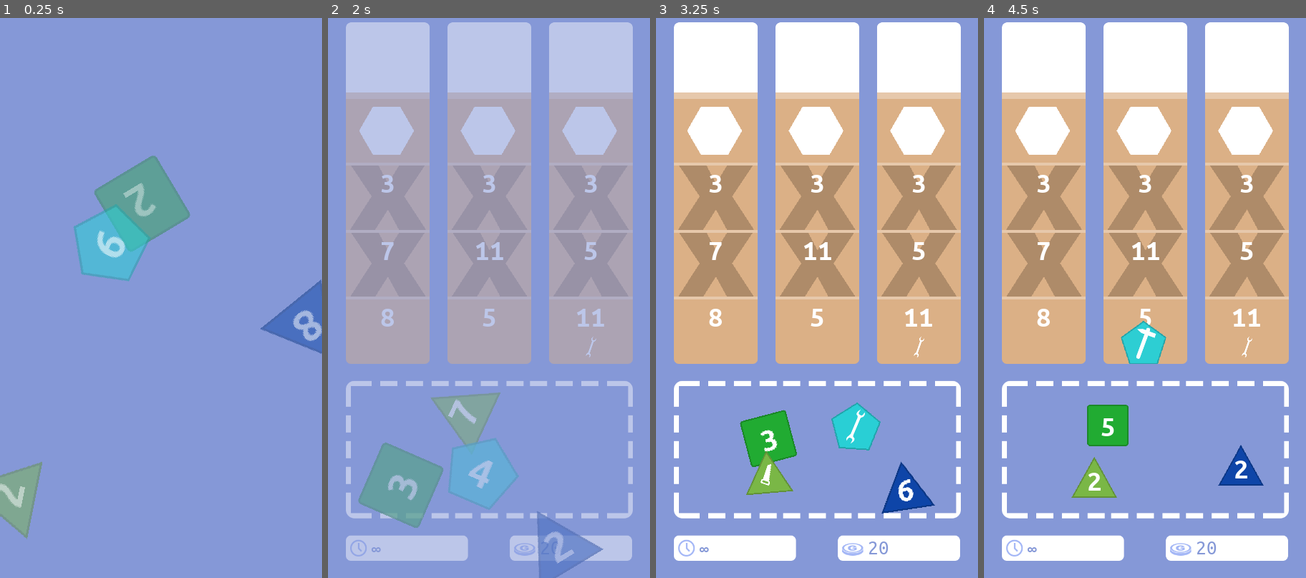
Above: before the commit, frames 1-4 (left to right).
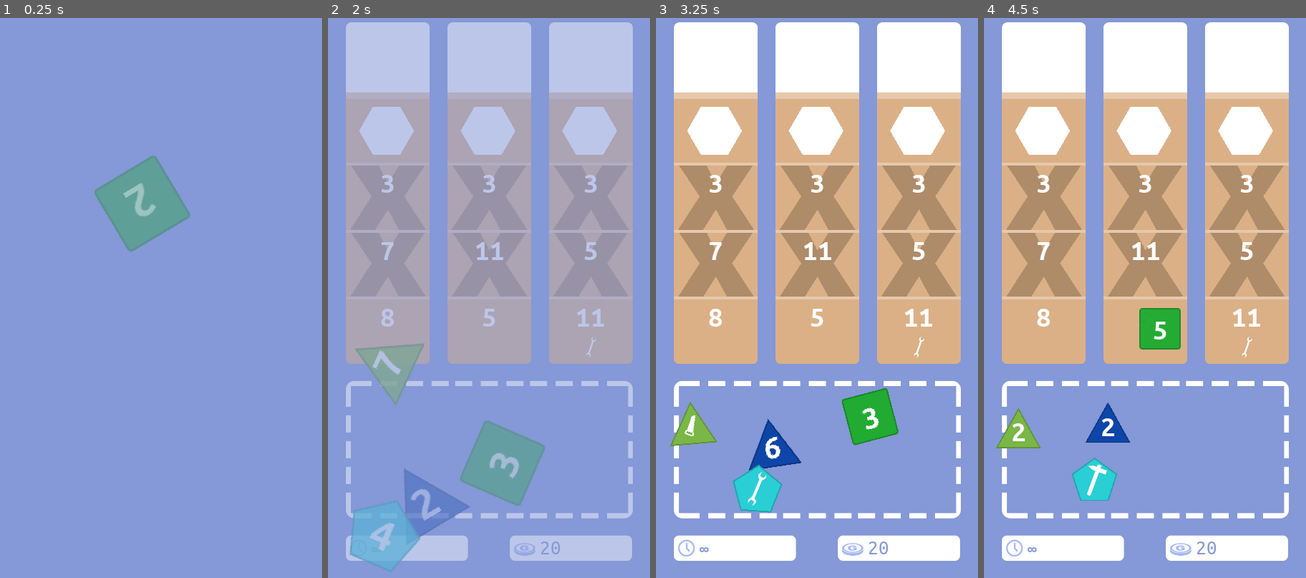
Above: after the commit, the same moments.

Repository: matzebond/DiceRepair
Game: Godot game, scene res://scenes/screens/RootNode.tscn
Two runs of this game, one before a commit and one after it. Both use one fixed random seed, a clock stepped at 60 frames per second and the inputs below.
Inputs (mouse positions are in pixels of both pictures, inside the frame that each line leads up to):
- Up to frame 1 (0.25 s): no input
- Up to frame 2 (2 s): tap Enter (ui_accept) at 0.5 s; drag from (460, 214) to (489, 393) at 0.52 s; drag from (382, 460) to (489, 393) at 1.27 s
- Up to frame 3 (3.25 s): move the mouse to (726, 482) at 2.02 s; click (726, 482) at 2.17 s; drag from (775, 454) to (713, 258) at 2.77 s
- Up to frame 4 (4.5 s): drag from (1235, 482) to (1041, 197) at 3.52 s; drag from (1193, 415) to (1041, 197) at 4.27 s

The runs differ from the first frame. In frame 1, 4.6% of the frame differs, in the area x 0-100%, y 33-94%; in frame 2, 11%, in the area x 6-86%, y 58-100%; in frame 3, 5.3%; in frame 4, 4.1%.

Commit message:
fix tutorial dice ghosting

Diff:
--- a/scenes/screens/TutorialScript.gd
+++ b/scenes/screens/TutorialScript.gd
@@ -15,7 +15,7 @@
         var die_inst = Die.instance().init(die)
         self.add_die(die_inst)
         dice_inst.append(die_inst)
-        #yield(get_tree().create_timer(1), "timeout")
+        yield(get_tree().create_timer(1), "timeout")
 
     yield(get_tree().create_timer(3.0), "timeout")
 
@@ -51,6 +51,7 @@
     var area = Rect2($DieArea.global_position, $DieArea.scale * 2 * Vector2(100,100))
     area.position -= area.size / 2
     die.position = random_die_pos(area)
+    yield(get_tree(), "idle_frame")
     if die.get_parent() == null:
         self.add_child(die)
     die.roll()
